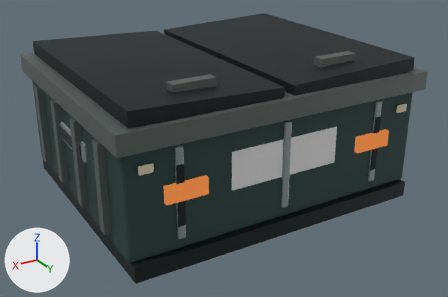
What one commit did to the Blender file art/street-props/dumpster.blend.
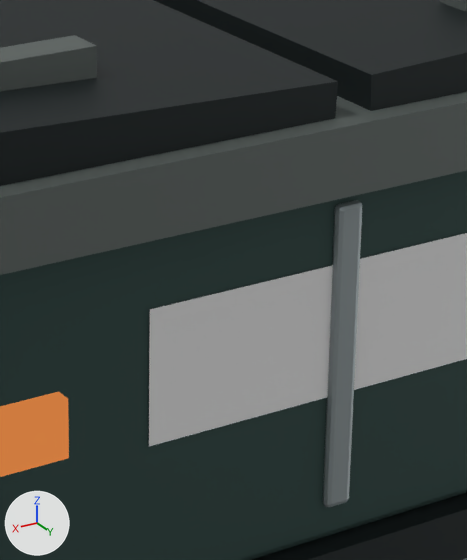
Each version is shown whole from a camera (50 mm lens) standing at (2.37, 4.1, 2.33) and looking at (-0.01, 0.13, 0.34), then close up on the part from 42% to 72% of the width and 22% to 75% of the height. Lighting does not change. The marker at lower left points along +X, +Y and +Z. The older version's two pictures come first.

The older version as bpy lines, for what is in view:
```python
me_cube_001 = bpy.data.meshes.new('Cube.001')
me_cube_001.from_pydata(...)  # a box spanning x -0.03..0.03, y -0.011..0.011, z -0.325..0.325
me_cube_001.materials.append(mat_brushed_stainless)  # grey #9ba6a8
me_mesh_1 = bpy.data.meshes.new('Mesh_1')
me_mesh_1.from_pydata(...)  # 324 vertices, 108 faces; spans x -1.19..1.19, y -0.97..0.97, z -0.39..0.39
me_mesh_1.materials.append(mat_material_1)  # dark cyan #304a46
me_mesh_16 = bpy.data.meshes.new('Mesh_16')
me_mesh_16.from_pydata(...)  # 24 vertices, 12 faces; spans x -0.15..0.15, y -0.018..0.018, z -0.06..0.06
me_mesh_16.materials.append(mat_material_3)
ob_mesh_1 = bpy.data.objects.new('Mesh_1', me_mesh_1)
ob_mesh_1.parent = ob_node_0
ob_mesh_1.location = (0.0, 0.0, 0.51)
_m = ob_mesh_1.modifiers.new('Manufactured edge radius', 'BEVEL')
_m.width = 0.012
_m.width_pct = 0.012
_m.segments = 2
_m.angle_limit = 0.6
ob_mesh_16 = bpy.data.objects.new('Mesh_16', me_mesh_16)
ob_mesh_16.parent = ob_node_0
ob_mesh_16.location = (0.78, 0.988, 0.55)
_m = ob_mesh_16.modifiers.new('Manufactured edge radius', 'BEVEL')
_m.width = 0.012
_m.width_pct = 0.012
_m.segments = 2
_m.angle_limit = 0.6
ob_welded_front_rib_001 = bpy.data.objects.new('Welded front rib.001', me_cube_001)
ob_welded_front_rib_001.location = (0.0, 0.978, 0.53)
_m = ob_welded_front_rib_001.modifiers.new('Soft edge', 'BEVEL')
_m.width = 0.012
_m.width_pct = 0.012
_m.segments = 2
# also in view: 'Mesh_2' at (0.0, 0.0, 0.96); 'Mesh_11' at (-0.59, 0.0, 1.07); 'Mesh_13' at (0.59, 0.0, 1.07); 'prop-label:CITY WASTE' at (0.0, 0.97, 0.59); 'Mesh_0' at (0.0, 0.0, 0.06)
```
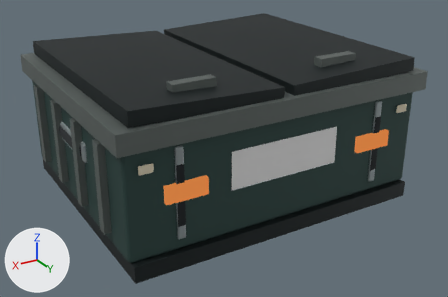
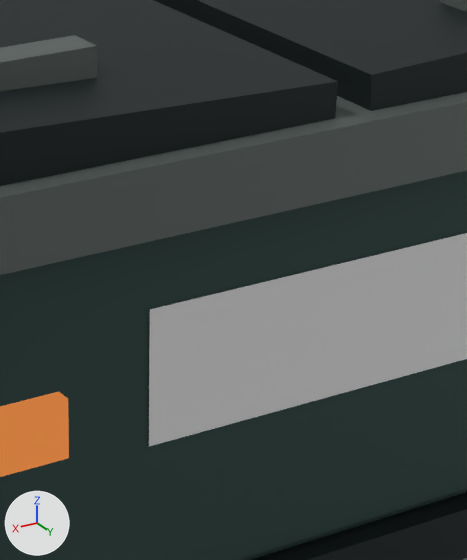
The change, as JSON lines over the scene's bpy script:
```json
{"op": "set", "path": "ob_welded_front_rib_001.location", "old": "(0.0, 0.978, 0.53)", "new": "(0.82, 0.978, 0.53)"}
```

Changed parts and their boxes [x1, y1, x2, y2] in the close-ups (467 x 560 px):
```json
{"object": "Welded front rib.001", "change": "moved", "before": [323, 200, 362, 507], "on screen": "not visible afterwards"}
```
